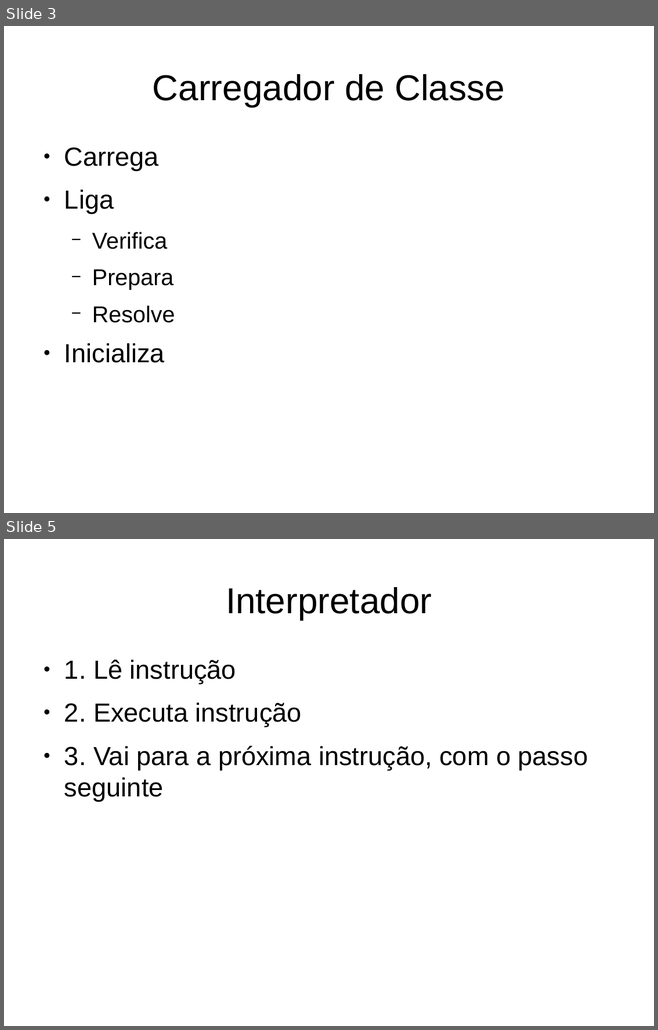
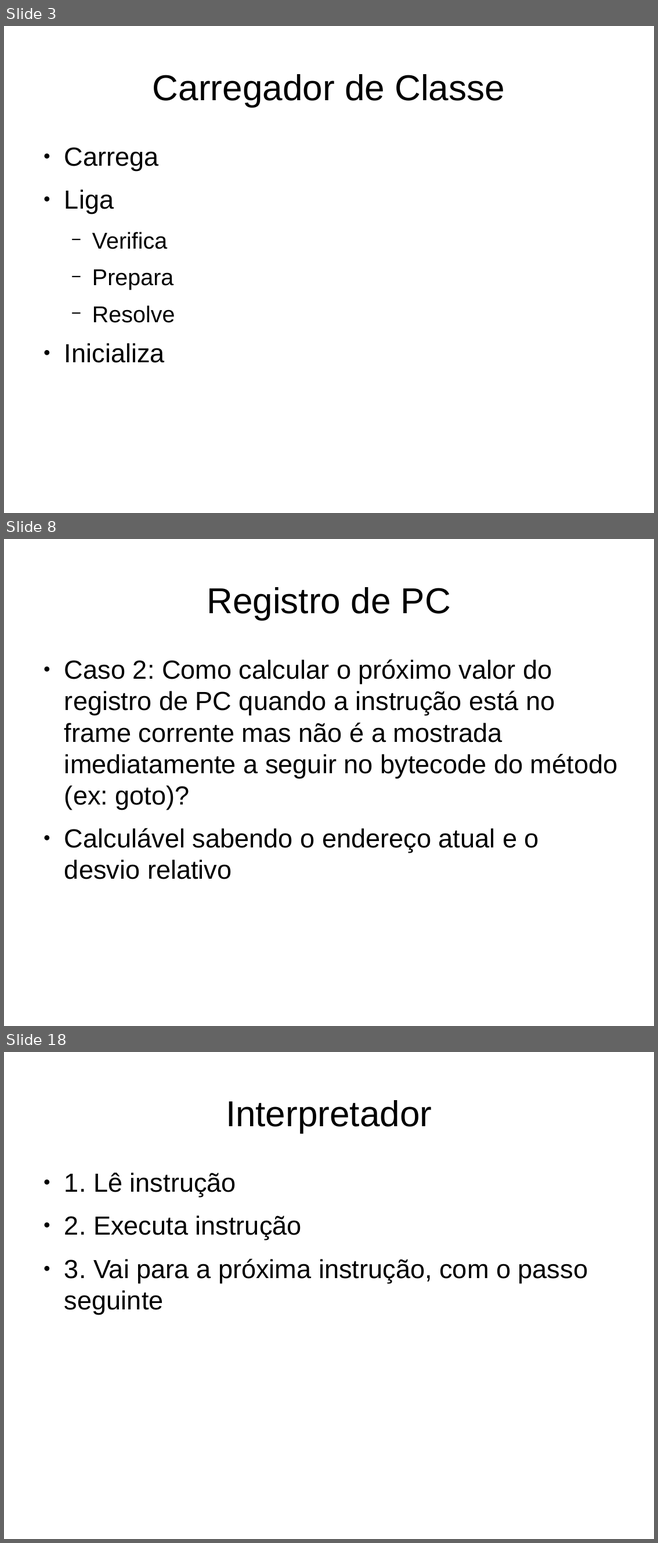
Before and after one commit to gabrielmm1234/jvm-sb, a slide deck: projetoLogico/apresentacao.odp. Shown one above the other, each under a label of ours: slides 3 and 5 before the commit, slides 3, 8 and 18 after it; the slides between them are not shown. The pictures are 658x1030 and 658x1543 pixels, drawn with LibreOffice and Linux fonts; fonts in the diff are those of the drawing. Boxes give left, top, right and bottom in pixels: in the first picture for what was removed or moved away, otherwise in the second. Text is boxed around its words. In the diff, an @@ line names an element or a change of style, - is before the commit and + after.

```diff
--- a/projetoLogico/apresentacao.odp
+++ b/projetoLogico/apresentacao.odp
@@ slide 8 added at (4, 539, 654, 1026), background #FFFFFF @@
@@ title added at (206, 587, 451, 620), 44 pt, text #000000 @@
+Registro de PC
@@ text added at (64, 659, 618, 879), 32 pt, text #000000 @@
+● Caso 2: Como calcular o próximo valor do registro de PC quando a instrução está no frame corrente mas não é a mostrada imediatamente a seguir no bytecode do método (ex: goto)?
+● Calculável sabendo o endereço atual e o desvio relativo
@@ what was slide 5 is now slide 18 @@
```
Also in this commit, not shown: 4 slides changed, 9 other slides added, 2 other files.
